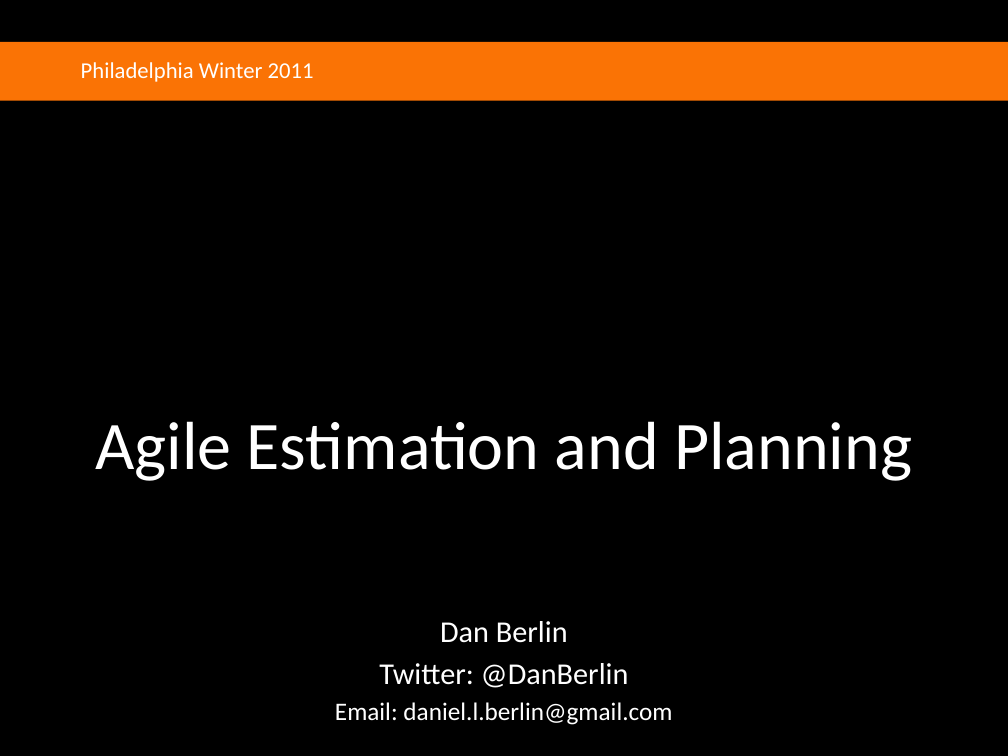
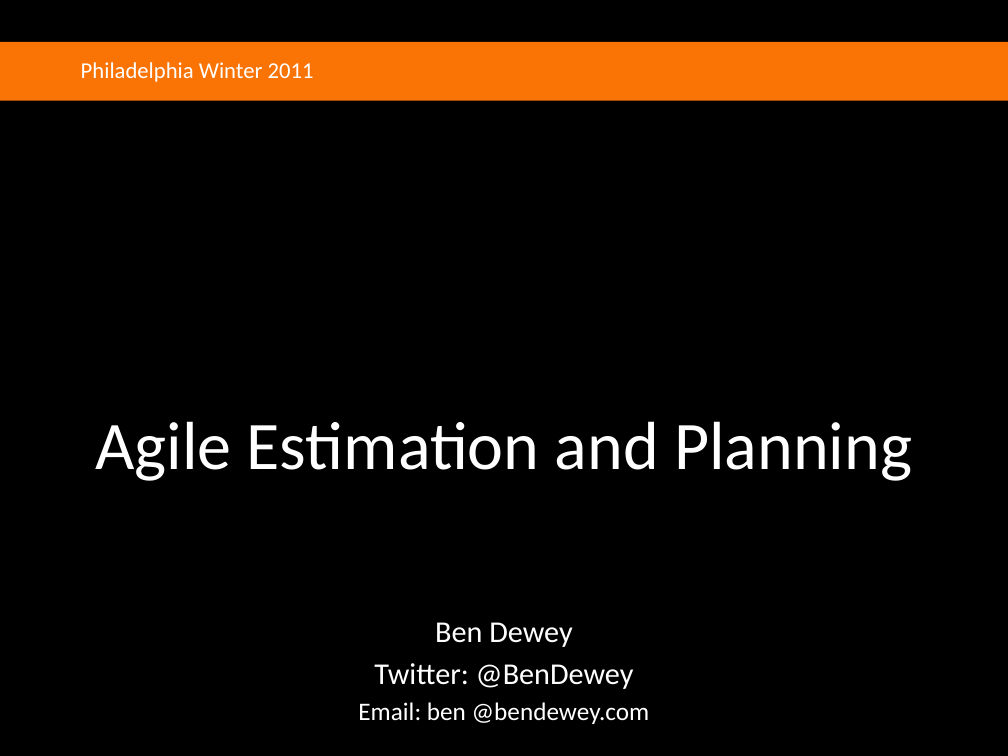
Before and after one commit to agilefire/November2010, a slide deck: slide 1 of Agile Firestarter Winter 2011 Agile Estimation.pptx. Drawn at 1008x756 pixels with LibreOffice and Linux fonts; fonts in the diff are those of the drawing; background and template pictures are left out. Boxes give left, top, right and bottom in pixels: in the first picture for what was removed or moved away, otherwise in the second. Text is boxed around its words. In the diff, an @@ line names an element or a change of style, - is before the commit and + after.

Commit message:
Updated title on Estimation Slides

```diff
--- a/Agile Firestarter Winter 2011 Agile Estimation.pptx
+++ b/Agile Firestarter Winter 2011 Agile Estimation.pptx
@@ subtitle at [358,622,650,724]: text changed; size 20 to 24 pt @@
-Dan Berlin
-Twitter: @DanBerlin
-Email: daniel.l.berlin@gmail.com
+Ben Dewey
+Twitter: @BenDewey
+Email: ben @bendewey.com
```
